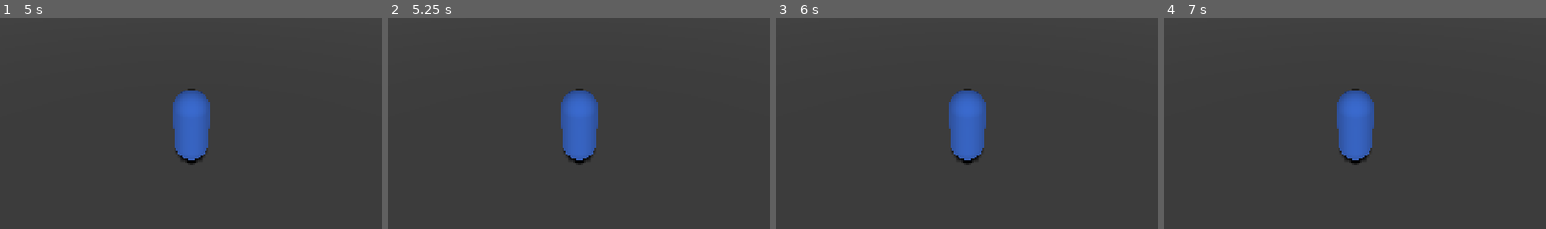
Above: before the commit, frames 1-4 (left to right).
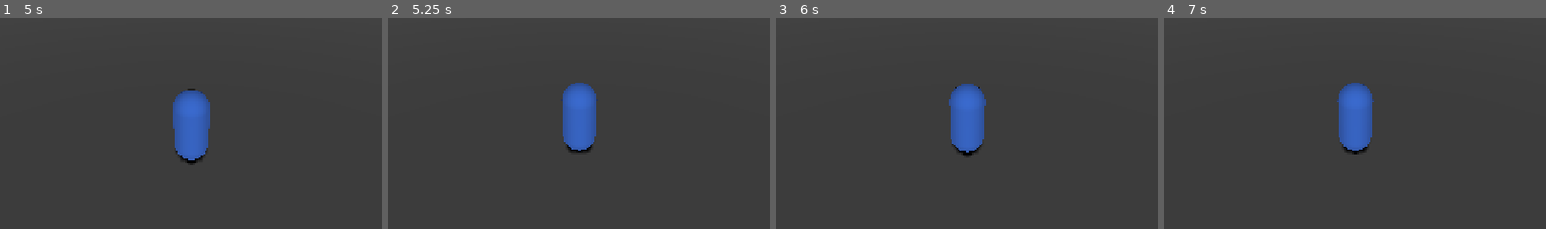
Above: after the commit, the same moments.

Repository: Calum-Kerr/13thdeployment
Game: Godot game, scene res://src/main.tscn
Same seed, same stepped clock (60 frames per second), same inputs: the game is played once before the commit and once after it.
Inputs (mouse positions are % of the whole screen's width and height, from its top left):
- Up to frame 1 (5 s): click "Start Game" at 0.5 s; click "Force Standard Enemy Attack" at 1.25 s; click "Force Ranged Attack" at 2 s; click "Force Mini-Boss Attack" at 2.75 s; click "Force Special Attack" at 3.5 s; click "Force Dash Attack" at 4.25 s
- Up to frame 2 (5.25 s): tap Enter (ui_accept) at 5 s; move the mouse to (72, 44) at 5.02 s; hold D (move_right) from 5.03 s (still down); hold Q (block) from 5.03 s (still down)
- Up to frame 3 (6 s): tap Enter (ui_accept) at 5.27 s; tap Space (dodge) at 5.3, 5.85 s; move the mouse to (30, 54) at 5.77 s; release D (move_right) at 5.78 s; release Q (block) at 5.78 s; hold S (move_backward) from 5.78 s (still down)
- Up to frame 4 (7 s): tap Enter (ui_accept) at 6.02 s; tap Q (block) at 6.05 s; move the mouse to (60, 27) at 6.52 s; release S (move_backward) at 6.53 s; hold D (move_right) from 6.53 s (still down); hold Right mouse button (attack_heavy) from 6.53 s (still down); tap Space (dodge) at 6.8 s
The pictures show only the part of the screen within x 25-75%, y 35-85%; the shares and areas given below are measured in that part.

Frame 1 is identical in both runs. In frame 2, 1.1% of the frame differs, in the area x 45-55%, y 30-70%; in frame 3, 0.9%; in frame 4, 1.1%.
Error before the commit: Parse Error: The function signature doesn't match the parent. Parent signature is "_custom_behavior(float) -> void". (res://src/enemies/standard_enemy.gd:80)
Error after the commit: Cannot call method 'connect' on a null value. (res://src/enemies/enemy_base.gd:78)

Commit message:
Fix: Resolve syntax errors in enemy scripts and test files

Diff:
--- a/src/debug/enemy_test_controller.gd
+++ b/src/debug/enemy_test_controller.gd
@@ -163,9 +163,9 @@
 
     # Health
     if enemy.has_method("get_health"):
-        info += "Health: " + str(enemy.health) + "/" + str(enemy.max_health) + "\n"
+        info += "Health: " + str(enemy.get_health()) + "/" + str(enemy.get_max_health()) + "\n"
     else:
-        info += "Health: " + str(enemy.health) + "/" + str(enemy.max_health) + "\n"
+        info += "Health: " + str(enemy.current_health) + "/" + str(enemy.base_health) + "\n"
 
     # State
     info += "State: " + str(enemy.current_state) + "\n"
--- a/src/debug/test_player.gd
+++ b/src/debug/test_player.gd
@@ -14,7 +14,7 @@
 signal health_changed(current_health, max_health)
 
 # State
-var is_attacking: bool = false
+var attacking: bool = false
 var attack_cooldown: float = 0.0
 
 # Called when the node enters the scene tree for the first time
@@ -39,7 +39,7 @@
     if attack_cooldown > 0:
         attack_cooldown -= delta
         if attack_cooldown <= 0:
-            is_attacking = false
+            attacking = false
 
     # Get input direction
     var input_dir = Input.get_vector("ui_left", "ui_right", "ui_up", "ui_down")
@@ -78,7 +78,7 @@
 
 # Perform attack
 func _attack():
-    is_attacking = true
+    attacking = true
     attack_cooldown = 0.5
 
     # Play attack animation
@@ -129,7 +129,11 @@
 
 # Check if player is attacking (for enemy defensive behaviors)
 func is_attacking() -> bool:
-    return is_attacking
+    return attacking
+
+# Get attack damage
+func get_attack_damage() -> float:
+    return 20.0
 
 # Update health bar
 func _on_health_changed(current_health, max_health):
--- a/src/debug/test_player.tscn
+++ b/src/debug/test_player.tscn
@@ -31,7 +31,6 @@
 
 [sub_resource type="Animation" id="Animation_fghij"]
 resource_name = "die"
-length = 1.0
 tracks/0/type = "value"
 tracks/0/imported = false
 tracks/0/enabled = true
@@ -59,8 +58,8 @@
 
 [sub_resource type="AnimationLibrary" id="AnimationLibrary_klmno"]
 _data = {
-"attack": SubResource("Animation_abcde"),
-"die": SubResource("Animation_fghij")
+&"attack": SubResource("Animation_abcde"),
+&"die": SubResource("Animation_fghij")
 }
 
 [node name="TestPlayer" type="CharacterBody3D" groups=["player"]]
--- a/src/enemies/mini_boss.gd
+++ b/src/enemies/mini_boss.gd
@@ -24,12 +24,11 @@
     super._ready()
 
     # Set mini-boss specific stats
-    max_health = 300.0
-    health = max_health
+    base_health = 300.0
+    current_health = base_health
     attack_damage = 25.0
-    defense = 15.0
     movement_speed = 3.5
-    detection_range = 15.0
+    aggro_range = 15.0
     attack_range = 2.0
     attack_cooldown = 1.5
 
@@ -42,7 +41,7 @@
     add_to_group("mini_bosses")
 
     # Find player if not already set
-    if not player_ref:
+    if not target:
         _find_player()
 
 # Override physics process
@@ -67,28 +66,26 @@
             velocity = Vector3.ZERO
 
     # Check for phase transition
-    if current_phase == 1 and health <= max_health * phase_threshold:
+    if current_phase == 1 and current_health <= base_health * phase_threshold:
         _transition_to_phase_two()
 
 # Custom behavior for mini-boss
-func _custom_behavior(delta):
+func _custom_behavior(delta: float) -> void:
     # Only perform special attacks if player is detected
-    if current_state == STATE.CHASE or current_state == STATE.ATTACK:
+    if current_state == EnemyState.CHASE or current_state == EnemyState.ATTACK:
         # Try special attack if cooldown is ready
-        if special_attack_timer <= 0 and current_state != STATE.STAGGER:
+        if special_attack_timer <= 0 and current_state != EnemyState.STAGGERED:
             var special_attack_chance = 0.3 if current_phase == 1 else 0.5
             if randf() < special_attack_chance:
                 _perform_special_attack()
-                return true
+                return
 
         # Try dash attack if cooldown is ready
-        if dash_timer <= 0 and current_phase == 2 and current_state != STATE.STAGGER:
+        if dash_timer <= 0 and current_phase == 2 and current_state != EnemyState.STAGGERED:
             var dash_chance = 0.4
-            if randf() < dash_chance and player_ref and player_ref.global_position.distance_to(global_position) > 3.0:
+            if randf() < dash_chance and target and target.global_position.distance_to(global_position) > 3.0:
                 _perform_dash_attack()
-                return true
-
-    return false
+                return
 
 # Transition to phase two with enhanced abilities
 func _transition_to_phase_two():
@@ -106,7 +103,7 @@
     attack_cooldown *= 0.8
 
     # Emit signal for UI/sound effects
-    emit_signal("health_changed", health, max_health)
+    emit_signal("health_changed", current_health, base_health)
 
 # Perform a special area-of-effect attack
 func _perform_special_attack():
@@ -114,7 +111,7 @@
     special_attack_timer = special_attack_cooldown
 
     # Change state to special attack
-    _change_state(STATE.ATTACK)
+    _change_state(EnemyState.ATTACK)
 
     # Play animation
     if animation_player:
@@ -125,8 +122,8 @@
         await get_tree().create_timer(1.0).timeout
 
     # Apply AOE damage
-    if player_ref and player_ref.global_position.distance_to(global_position) <= aoe_attack_range:
-        player_ref.take_damage(aoe_attack_damage, self)
+    if target and target.global_position.distance_to(global_position) <= aoe_attack_range:
+        target.take_damage(aoe_attack_damage, self)
 
     # Visual effect
     if special_attack_particles:
@@ -135,7 +132,7 @@
         special_attack_particles.emitting = false
 
     # Return to chase state
-    _change_state(STATE.CHASE)
+    _change_state(EnemyState.CHASE)
 
 # Perform a dash attack
 func _perform_dash_attack():
@@ -143,8 +140,8 @@
     dash_timer = dash_cooldown
 
     # Calculate dash direction towards player
-    if player_ref:
-        dash_direction = (player_ref.global_position - global_position).normalized()
+    if target:
+        dash_direction = (target.global_position - global_position).normalized()
         dash_direction.y = 0  # Keep dash on horizontal plane
 
         # Start dash
@@ -159,15 +156,15 @@
         await get_tree().create_timer(dash_duration).timeout
 
         # Attack at the end of dash
-        if player_ref and player_ref.global_position.distance_to(global_position) <= attack_range * 1.5:
-            player_ref.take_damage(attack_damage * 1.5, self)
+        if target and target.global_position.distance_to(global_position) <= attack_range * 1.5:
+            target.take_damage(attack_damage * 1.5, self)
 
         # Return to chase state
         is_dashing = false
-        _change_state(STATE.CHASE)
+        _change_state(EnemyState.CHASE)
 
 # Override take damage to add phase-specific behavior
-func take_damage(damage, attacker):
+func take_damage(damage: float, attacker = null) -> void:
     # Phase 2 has a chance to reduce damage
     if current_phase == 2:
         var damage_reduction_chance = 0.3
@@ -178,40 +175,38 @@
     super.take_damage(damage, attacker)
 
     # Counter-attack in phase 2 with a chance
-    if current_phase == 2 and health > 0:
+    if current_phase == 2 and current_health > 0:
         var counter_chance = 0.4
         if randf() < counter_chance and attacker and attacker.has_method("take_damage"):
-            # Quick recovery and counter
-            stagger_time = 0.2  # Reduce stagger time
+            # Quick recovery
             await get_tree().create_timer(0.3).timeout
 
             if is_instance_valid(attacker) and attacker.has_method("take_damage"):
                 attacker.take_damage(attack_damage * 0.7, self)
 
 # Handle death with special effects
-func _on_death():
+func _die() -> void:
     # Play death animation with particles
     if special_attack_particles:
         special_attack_particles.emitting = true
 
     # Call parent method
-    super._on_death()
+    super._die()
 
     # Add additional death effects
     await get_tree().create_timer(3.0).timeout
 
     # Drop special loot
     # This would connect to your loot system
-    emit_signal("enemy_killed", 150)  # More souls than standard enemies
+    emit_signal("enemy_died", 150)  # More souls than standard enemies
 
 # Handle detection area signals
-func _on_detection_area_body_entered(body):
+func _on_detection_area_body_entered(body: Node3D) -> void:
     if body.is_in_group("player"):
-        player_ref = body
-        player_detected = true
-        _change_state(STATE.CHASE)
-
-func _on_detection_area_body_exited(body):
-    if body.is_in_group("player") and body == player_ref:
-        player_detected = false
-        pursuit_timer = pursuit_duration
+        target = body
+        _check_for_player()
+
+func _on_detection_area_body_exited(body: Node3D) -> void:
+    if body.is_in_group("player") and body == target:
+        # Don't immediately lose target, check in chase behavior
+        pass
--- a/src/enemies/standard_enemy.gd
+++ b/src/enemies/standard_enemy.gd
@@ -25,6 +25,9 @@
 var block_timer: float = 0.0
 var block_cooldown: float = 3.0
 var ranged_attack_timer: float = 0.0
+var player_detected: bool = false
+var pursuit_timer: float = 0.0
+var pursuit_duration: float = 5.0
 
 # Additional state for this enemy type
 enum StandardEnemyState {BLOCK, DODGE, RANGED_ATTACK}
@@ -44,10 +47,9 @@
 		animation_player.get_animation("dodge").loop_mode = Animation.LOOP_NONE
 
 	# Set standard enemy specific stats
-	max_health = 100.0
-	health = max_health
+	base_health = 100.0
+	current_health = base_health
 	attack_damage = 15.0
-	defense = 8.0
 	attack_range = 1.8
 	attack_cooldown = 1.2
 
@@ -55,7 +57,7 @@
 	add_to_group("enemies")
 
 	# Find player if not already set
-	if not player_ref:
+	if not target:
 		_find_player()
 
 func _physics_process(delta: float) -> void:
@@ -77,23 +79,21 @@
 	# Add custom behavior
 	_custom_behavior(delta)
 
-func _custom_behavior(delta: float) -> bool:
+func _custom_behavior(delta: float) -> void:
 	"""Custom behavior for standard enemy."""
 	# If player is attacking, consider defensive behavior
-	if player_ref and player_ref.has_method("is_attacking") and player_ref.is_attacking():
-		if current_state != EnemyState.STAGGER and current_state != EnemyState.DEAD:
+	if target and target.has_method("is_attacking") and target.is_attacking():
+		if current_state != EnemyState.STAGGERED and current_state != EnemyState.DEAD:
 			_defensive_behavior()
-			return true
+			return
 
 	# Consider ranged attack if available
-	if has_ranged_attack and can_use_ranged_attack and player_ref:
-		var distance = global_position.distance_to(player_ref.global_position)
+	if has_ranged_attack and can_use_ranged_attack and target:
+		var distance = global_position.distance_to(target.global_position)
 		if distance > attack_range and distance <= ranged_attack_range:
 			if randf() < ranged_attack_chance:
 				_perform_ranged_attack()
-				return true
-
-	return false
+				return
 
 func _choose_attack() -> String:
 	"""Choose an attack type with possible combos."""
@@ -146,9 +146,9 @@
 
 func _dodge() -> void:
 	"""Dodge away from player."""
-	if player_ref:
+	if target:
 		# Calculate dodge direction (away from player)
-		var dodge_dir = (global_position - player_ref.global_position).normalized()
+		var dodge_dir = (global_position - target.global_position).normalized()
 
 		# Apply dodge movement
 		velocity = dodge_dir * movement_speed * 2.0
@@ -189,7 +189,7 @@
 
 func _spawn_projectile() -> void:
 	"""Spawn a projectile for ranged attack."""
-	if player_ref:
+	if target:
 		# Get projectile scene
 		var projectile_scene = load("res://src/projectiles/enemy_projectile.tscn")
 		if projectile_scene:
@@ -202,7 +202,7 @@
 			projectile.global_position = spawn_point.global_position
 
 			# Calculate direction to player
-			var direction = (player_ref.global_position - spawn_point.global_position).normalized()
+			var direction = (target.global_position - spawn_point.global_position).normalized()
 
 			# Set projectile direction and damage
 			if projectile.has_method("initialize"):
@@ -231,21 +231,13 @@
 		is_blocking = false
 
 # Handle detection area signals
-func _on_detection_area_body_entered(body):
+func _on_detection_area_body_entered(body: Node3D) -> void:
 	if body.is_in_group("player"):
-		player_ref = body
+		target = body
 		player_detected = true
 		_change_state(EnemyState.CHASE)
 
-func _on_detection_area_body_exited(body):
-	if body.is_in_group("player") and body == player_ref:
+func _on_detection_area_body_exited(body: Node3D) -> void:
+	if body.is_in_group("player") and body == target:
 		player_detected = false
 		pursuit_timer = pursuit_duration
-
-# Handle block timer timeout
-func _on_block_timer_timeout():
-	is_blocking = false
-
-# Handle ranged attack timer timeout
-func _on_ranged_attack_timer_timeout():
-	can_use_ranged_attack = true
--- a/src/player/player_character.tscn
+++ b/src/player/player_character.tscn
@@ -14,15 +14,12 @@
 size = Vector3(0.2, 0.1, 0.4)
 
 [sub_resource type="CapsuleShape3D" id="CapsuleShape3D_xfvt8"]
-radius = 0.5
-height = 2.0
 
 [sub_resource type="BoxShape3D" id="BoxShape3D_b83jk"]
 size = Vector3(1, 0.5, 1)
 
 [sub_resource type="Animation" id="Animation_tb81p"]
 resource_name = "idle"
-length = 1.0
 loop_mode = 1
 tracks/0/type = "value"
 tracks/0/imported = false
--- a/tests/test_runner.gd
+++ b/tests/test_runner.gd
@@ -104,9 +104,9 @@
 				test_instance.before_each()
 
 			if test_instance.has_method(method_name):
-				try:
-					test_instance.call(method_name)
-				catch(error):
+				var error = null
+				test_instance.call(method_name)
+				if error:
 					var error_info = error
 					print(LOG_PREFIX + "    FAILED: " + error_info["source"] + " at line " + str(error_info["line"]))
 					success = false
Not shown: 1 places in src/debug/test_player.tscn that only renumber resources
Not shown: 2 places in src/enemies/mini_boss.tscn that only renumber resources
Not shown: 1 places in src/enemies/standard_enemy.tscn that only renumber resources
Not shown: 1 places in src/levels/enemy_test_level.tscn that only renumber resources
Not shown: 1 places in src/levels/game.tscn that only renumber resources
Not shown: 1 places in src/levels/level_template.tscn that only renumber resources
Not shown: 1 places in src/main.tscn that only renumber resources
Not shown: 1 places in src/player/armor/knight_armor.tres that only renumber resources
Not shown: 1 places in src/player/inventory/crest_key.tres that only renumber resources
Not shown: 1 places in src/player/inventory/estus_flask.tres that only renumber resources
Not shown: 1 places in src/player/player_character.tscn that only renumber resources
Not shown: 1 places in src/player/weapons/longsword.tres that only renumber resources
(and 5 more such lines)
